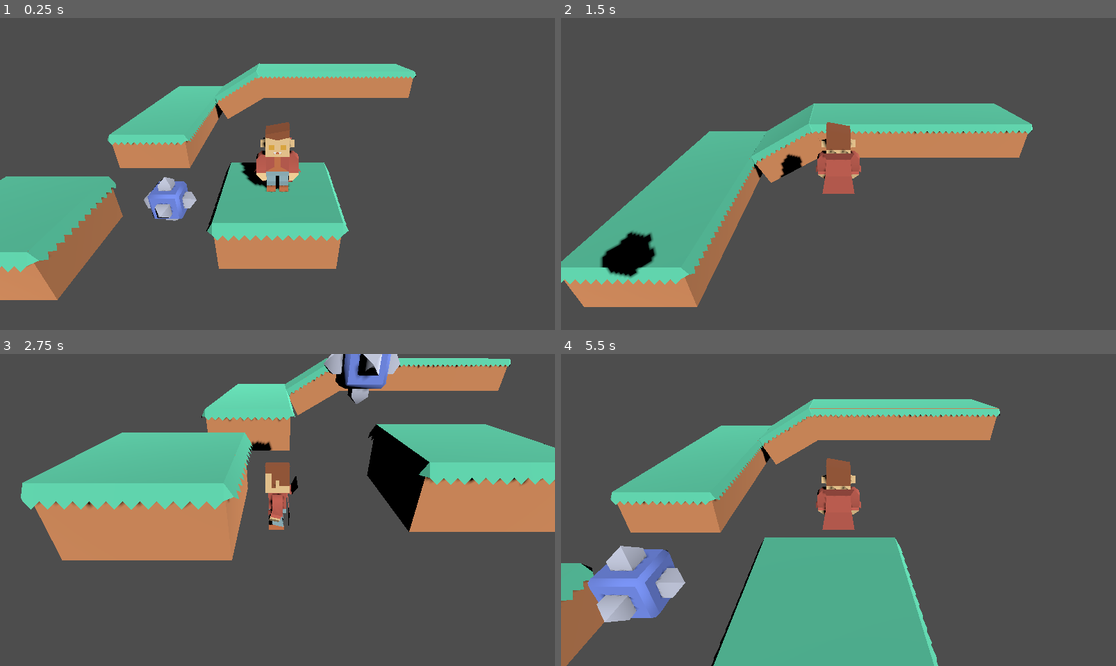
Above: before the commit, frames 1-4 (two rows, left to right).
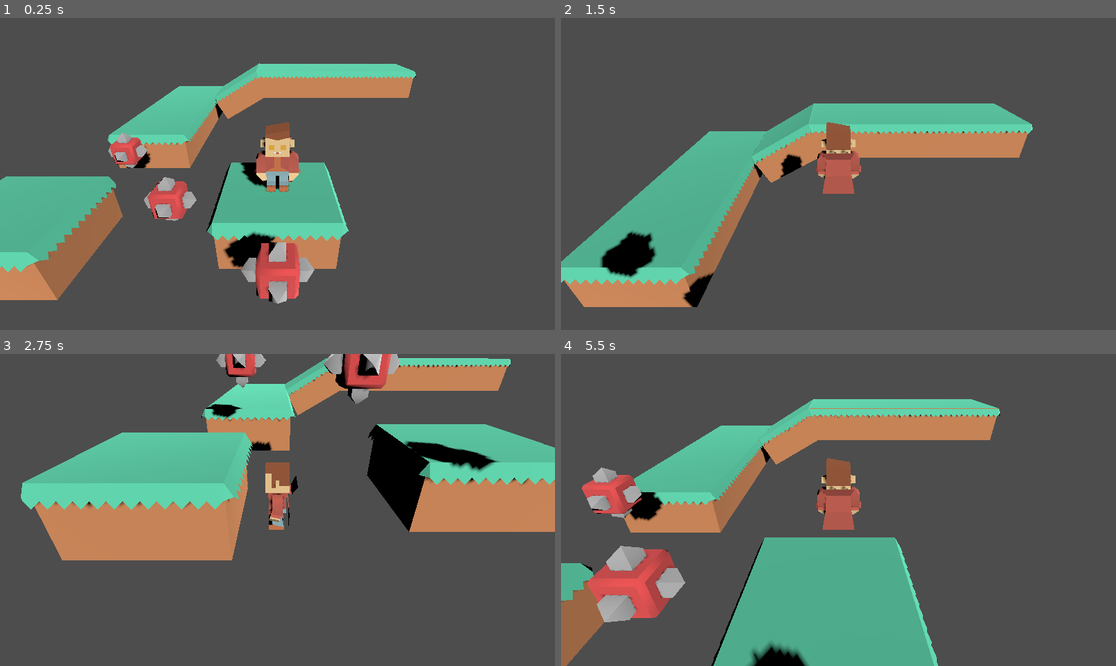
Above: after the commit, the same moments.

Repository: coruja182/godotplatformer3d
Game: Godot game, scene res://scenes/levels/level1.tscn
The game is run twice, just before and just after one commit, with the same random seed, the same clock (stepped at 60 frames per second) and the same inputs.
Inputs:
- Up to frame 1 (0.25 s): no input
- Up to frame 2 (1.5 s): tap Enter (ui_accept) at 0.5 s; hold W (move_forward) from 0.53 s (still down); tap Space (jump) at 0.77 s
- Up to frame 3 (2.75 s): tap Space (jump) at 1.52 s; release W (move_forward) at 2.03 s; hold A (move_left) from 2.03 s (still down)
- Up to frame 4 (5.5 s): tap Space (jump) at 3.02, 3.77, 4.52 s; release A (move_left) at 3.53 s; hold S (move_backward) 3.53-4.28 s; hold D (move_right) 4.28-5.03 s; hold W (move_forward) from 5.03 s (still down)

The runs differ from the first frame. In frame 1, 3.6% of the frame differs, in the area x 19-57%, y 36-92%; in frame 2, 0.3%; in frame 3, 2.6%; in frame 4, 4.9%, in the area x 3-45%, y 36-100%.

Commit message:
chore: polishing enemy spike

Diff:
--- a/enemies/enemy_spike.gd
+++ b/enemies/enemy_spike.gd
@@ -24,5 +24,5 @@
 
 
 func _on_body_entered(body: Node3D) -> void:
-	if body is Player:
+	if body.is_in_group("Player"):
 		body.game_over()
--- a/enemies/enemy_spike.tscn
+++ b/enemies/enemy_spike.tscn
@@ -1,7 +1,16 @@
-[gd_scene load_steps=4 format=3 uid="uid://cpjkntrgxwwm"]
+[gd_scene load_steps=6 format=3 uid="uid://cpjkntrgxwwm"]
 
 [ext_resource type="Script" path="res://enemies/enemy_spike.gd" id="1_cqdbq"]
 [ext_resource type="ArrayMesh" uid="uid://mvd3ie23bw83" path="res://assets/models/spikeBlock.obj" id="1_gbgtg"]
+
+[sub_resource type="StandardMaterial3D" id="StandardMaterial3D_86b5l"]
+metallic = 0.75
+metallic_specular = 1.0
+
+[sub_resource type="StandardMaterial3D" id="StandardMaterial3D_ul7u0"]
+albedo_color = Color(1, 0.3, 0.3, 1)
+metallic = 0.25
+metallic_specular = 1.0
 
 [sub_resource type="BoxShape3D" id="BoxShape3D_7fi8y"]
 size = Vector3(0.501953, 0.4953, 0.503662)
@@ -9,10 +18,12 @@
 [node name="EnemySpike" type="Area3D"]
 script = ExtResource("1_cqdbq")
 
-[node name="SpikeBlock" type="MeshInstance3D" parent="."]
+[node name="Model" type="MeshInstance3D" parent="."]
 transform = Transform3D(1, 0, 0, 0, 1, 0, 0, 0, 1, 0, -0.502487, 0)
 mesh = ExtResource("1_gbgtg")
 skeleton = NodePath("../..")
+surface_material_override/0 = SubResource("StandardMaterial3D_86b5l")
+surface_material_override/1 = SubResource("StandardMaterial3D_ul7u0")
 
 [node name="CollisionShape3D" type="CollisionShape3D" parent="."]
 transform = Transform3D(1, 0, 0, 0, 1, 0, 0, 0, 1, -0.000732422, -0.0010739, 0.00134277)
--- a/project.godot
+++ b/project.godot
@@ -14,6 +14,10 @@
 run/main_scene="res://scenes/levels/level1.tscn"
 config/features=PackedStringArray("4.3", "Forward Plus")
 config/icon="res://icon.svg"
+
+[global_group]
+
+Player="The Player Group"
 
 [input]
 
--- a/scenes/levels/level1.tscn
+++ b/scenes/levels/level1.tscn
@@ -11,7 +11,7 @@
 
 [node name="Main" type="Node3D"]
 
-[node name="Player" type="CharacterBody3D" parent="."]
+[node name="Player" type="CharacterBody3D" parent="." groups=["Player"]]
 script = ExtResource("2_qm4g6")
 
 [node name="Model" type="MeshInstance3D" parent="Player"]
@@ -64,6 +64,16 @@
 [node name="PlatformLarge10" parent="Platforms" instance=ExtResource("1_74ayk")]
 transform = Transform3D(1, 0, 0, 0, 1, 0, 0, 0, 1, 4.16583, -0.0378431, -7.54538)
 
-[node name="EnemySpike" parent="." instance=ExtResource("4_teu1i")]
+[node name="Enemies" type="Node3D" parent="."]
+
+[node name="EnemySpike" parent="Enemies" instance=ExtResource("4_teu1i")]
 transform = Transform3D(1, 0, 0, 0, 1, 0, 0, 0, 1, -1.812, -0.453715, 0.454148)
 move_direction = Vector3(0, 3, 0)
+
+[node name="EnemySpike2" parent="Enemies" instance=ExtResource("4_teu1i")]
+transform = Transform3D(1, 0, 0, 0, 1, 0, 0, 0, 1, -3.45044, -0.453715, -1.47207)
+move_direction = Vector3(0, 3, 0)
+
+[node name="EnemySpike3" parent="Enemies" instance=ExtResource("4_teu1i")]
+transform = Transform3D(1, 0, 0, 0, 1, 0, 0, 0, 1, 0.00126982, -0.453715, 1.915)
+move_direction = Vector3(0, 3, 0)
